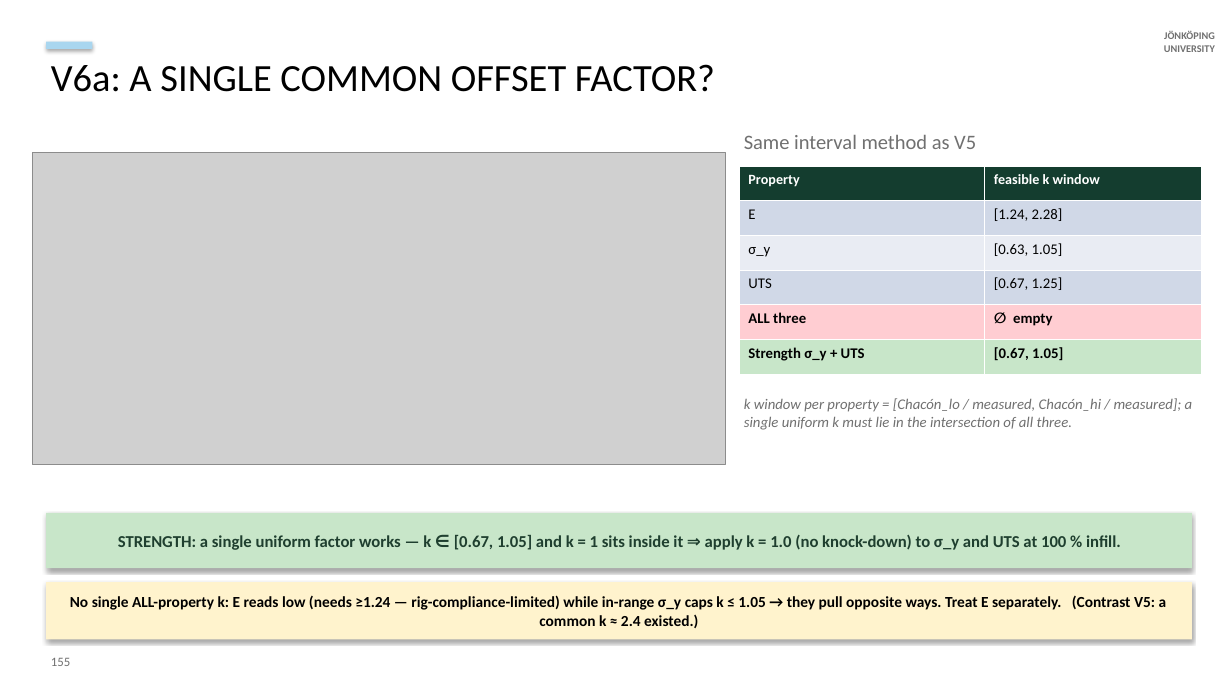
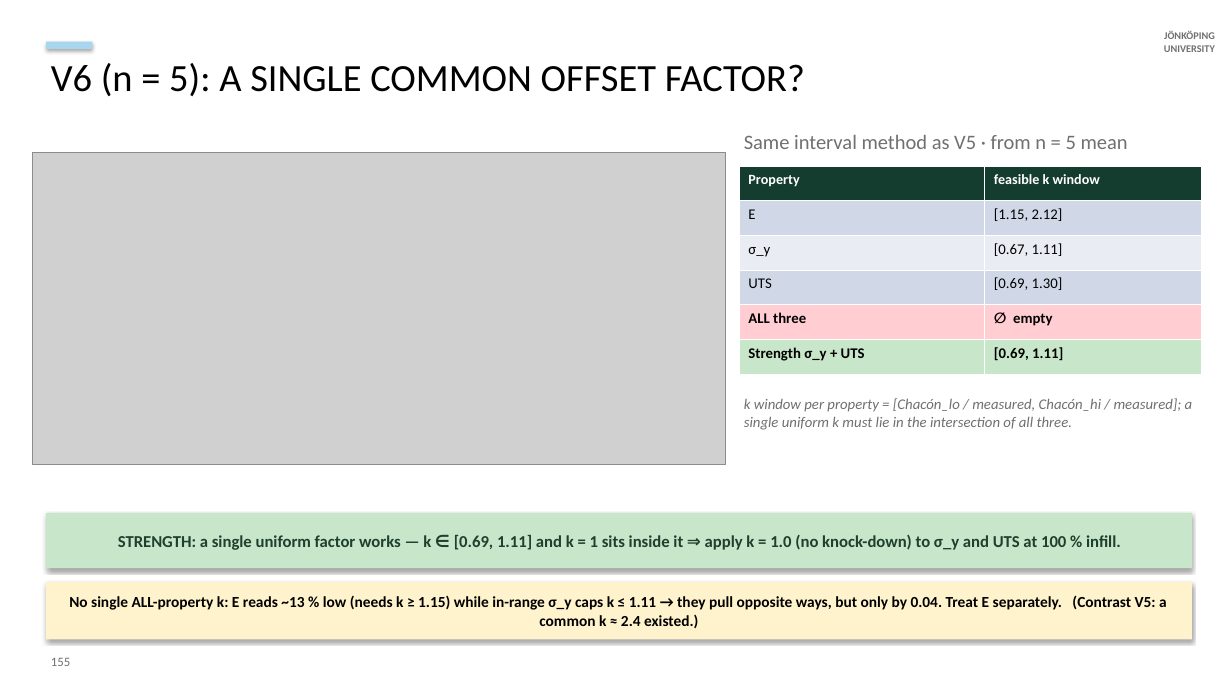
Before and after one commit to cenmir/UTM, a slide deck: slide 15 of V6a_8_6_20_slides.pptx. Drawn at 1232x693 pixels with LibreOffice and Linux fonts; fonts in the diff are those of the drawing; grey boxes stand for pictures. Boxes give left, top, right and bottom in pixels: in the first picture for what was removed or moved away, otherwise in the second. Text is boxed around its words. In the diff, an @@ line names an element or a change of style, - is before the commit and + after.

```diff
--- a/V6a_8_6_20_slides.pptx
+++ b/V6a_8_6_20_slides.pptx
@@ text at box(51, 63, 805, 96): text changed @@
-V6a: A SINGLE COMMON OFFSET FACTOR?
+V6 (n = 5): A SINGLE COMMON OFFSET FACTOR?
@@ text at box(744, 135, 1128, 149): text changed @@
-Same interval method as V5
+Same interval method as V5 · from n = 5 mean
@@ table at box(739, 166, 1202, 374) @@
-row 2, column 2: [1.24, 2.28]
+row 2, column 2: [1.15, 2.12]
-row 3, column 2: [0.63, 1.05]
+row 3, column 2: [0.67, 1.11]
-row 4, column 2: [0.67, 1.25]
+row 4, column 2: [0.69, 1.30]
-row 6, column 2: [0.67, 1.05]
+row 6, column 2: [0.69, 1.11]
@@ text in rectangle at box(118, 535, 1121, 550): text changed @@
-STRENGTH: a single uniform factor works — k ∈ [0.67, 1.05] and k = 1 sits inside it ⇒ apply k = 1.0 (no knock-down) to σ_y and UTS at 100 % infill.
+STRENGTH: a single uniform factor works — k ∈ [0.69, 1.11] and k = 1 sits inside it ⇒ apply k = 1.0 (no knock-down) to σ_y and UTS at 100 % infill.
@@ text in rectangle at box(69, 595, 1167, 628): text changed @@
-No single ALL-property k: E reads low (needs ≥1.24 — rig-compliance-limited) while in-range σ_y caps k ≤ 1.05 → they pull opposite ways. Treat E separately. (Contrast V5: a common k ≈ 2.4 existed.)
+No single ALL-property k: E reads ~13 % low (needs k ≥ 1.15) while in-range σ_y caps k ≤ 1.11 → they pull opposite ways, but only by 0.04. Treat E separately. (Contrast V5: a common k ≈ 2.4 existed.)
```
Also in this commit, not shown: 2 other slides changed, 1 slide added, 7 other files.
